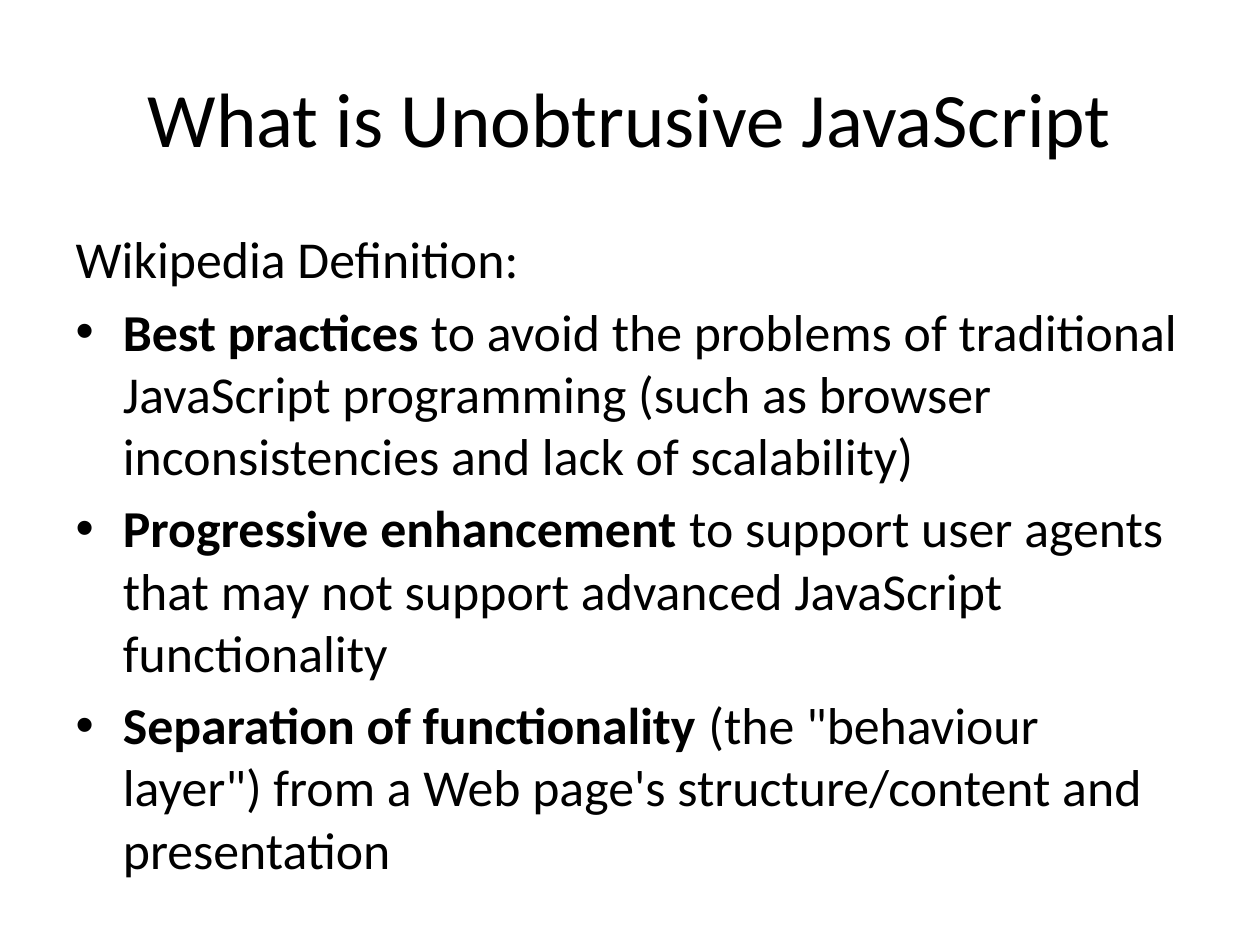
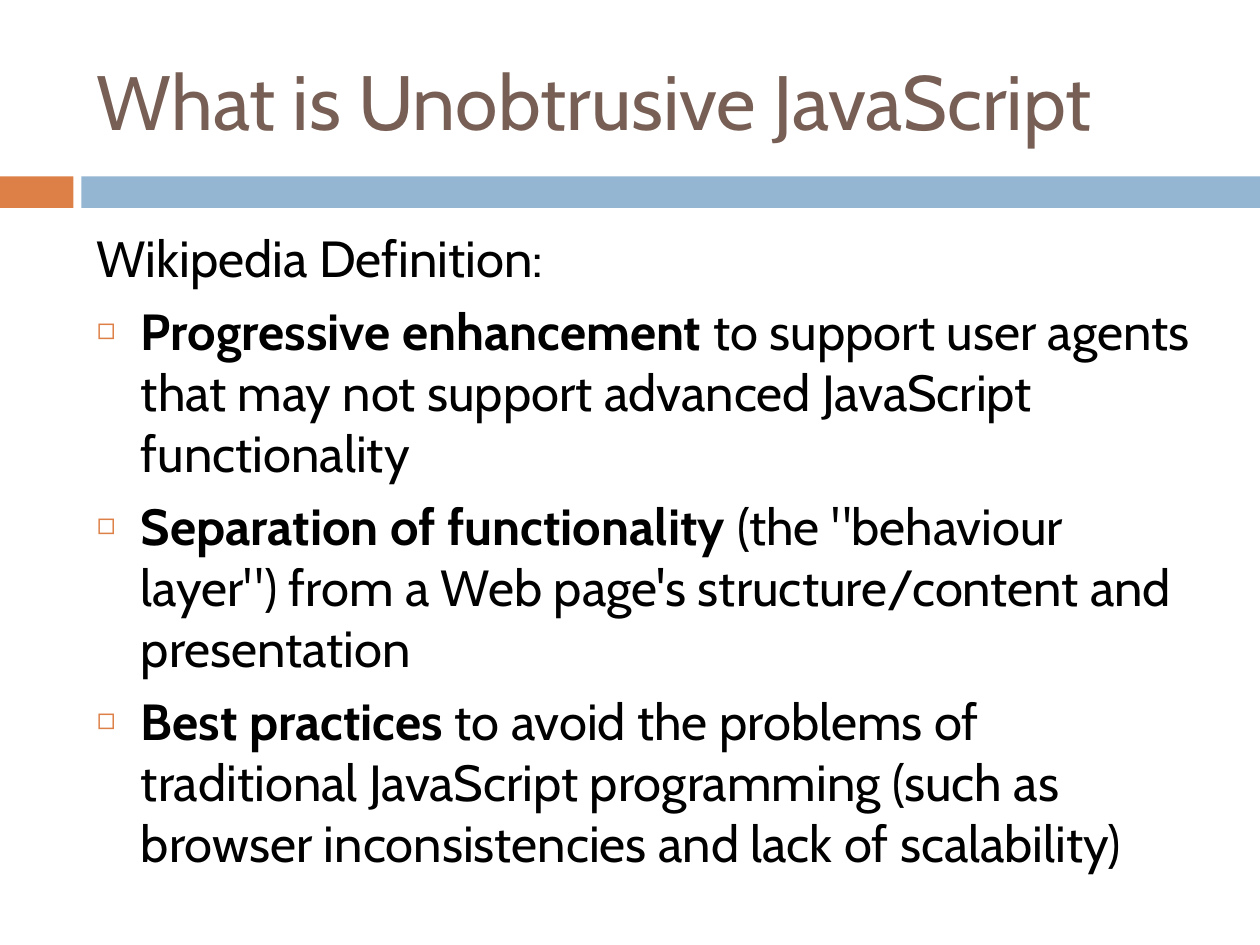
Before and after one commit to anlek/unobtrusive_javascript_presentation, a slide deck: slide 2 of presentation/Unobtrusive_Javascript.pptx. Drawn at 1260x945 pixels with LibreOffice and Linux fonts; fonts in the diff are those of the drawing. Boxes give left, top, right and bottom in pixels: in the first picture for what was removed or moved away, otherwise in the second. Text is boxed around its words. In the diff, an @@ line names an element or a change of style, - is before the commit and + after.

```diff
--- a/presentation/Unobtrusive_Javascript.pptx
+++ b/presentation/Unobtrusive_Javascript.pptx
@@ title "What is Unobtrusive JavaScript" moved from (x1=148, y1=93, x2=1111, y2=160) to (x1=97, y1=72, x2=1092, y2=147) @@
@@ title "What is Unobtrusive JavaScript" at (x1=97, y1=72, x2=1092, y2=147): font Calibri to Cabin, text colour #000000 to #775F55; alignment centre to left @@
@@ rectangle added at (x1=0, y1=176, x2=73, y2=208), fill #DD8047 @@
@@ rectangle added at (x1=82, y1=176, x2=1260, y2=208), fill #94B6D2 @@
@@ text "Wikipedia Definition:" moved from (x1=76, y1=242, x2=1177, y2=815) to (x1=97, y1=239, x2=1190, y2=873) @@
@@ text at (x1=97, y1=239, x2=1190, y2=678): size 29.6 to 29 pt, font Calibri to Cabin in "Wikipedia Definition:", "Progressive enhancement to support user agents that ...", "Separation of functionality (the "behaviour layer") from ..."; indent changed; more space between paragraphs; bullet • to ◻ @@
@@ text at (x1=123, y1=314, x2=1177, y2=484): paragraph removed @@
-• Best practices to avoid the problems of traditional JavaScript programming (such as browser inconsistencies and lack of scalability)
@@ text at (x1=141, y1=702, x2=1121, y2=873): paragraph added @@
+◻ Best practices to avoid the problems of traditional JavaScript programming (such as browser inconsistencies and lack of scalability)
```
Also in this commit, not shown: 1 other slide changed, 2 slides added, 2 other files.
